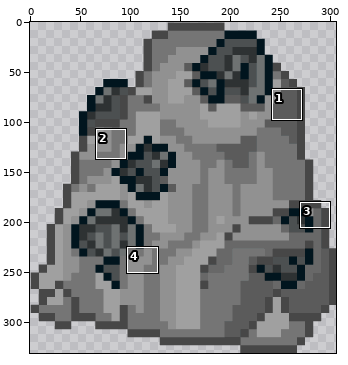
Sprite sheet: src/main/resources/static/sprites/world-objects/rock_coal_ore.png. The first picture is a wide view before the edit; the outline marks the close-up.
Close-up. Old version:
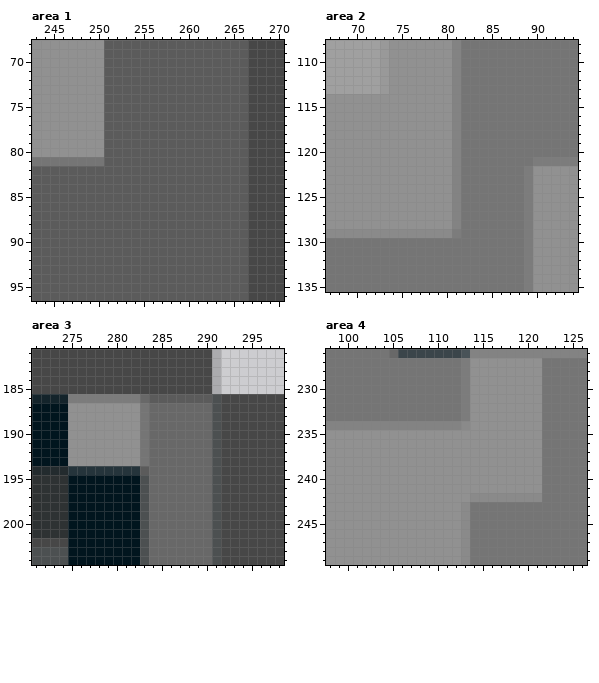
The file is 306x331 pixels. Pixels under 10% opacity are left out. Colours within 5 levels of each other are drawn and written as one. Shown: area 1: x 243..270, y 68..96; area 2: x 67..94, y 108..135; area 3: x 271..298, y 181..204; area 4: x 98..126, y 226..249.
After the commit:
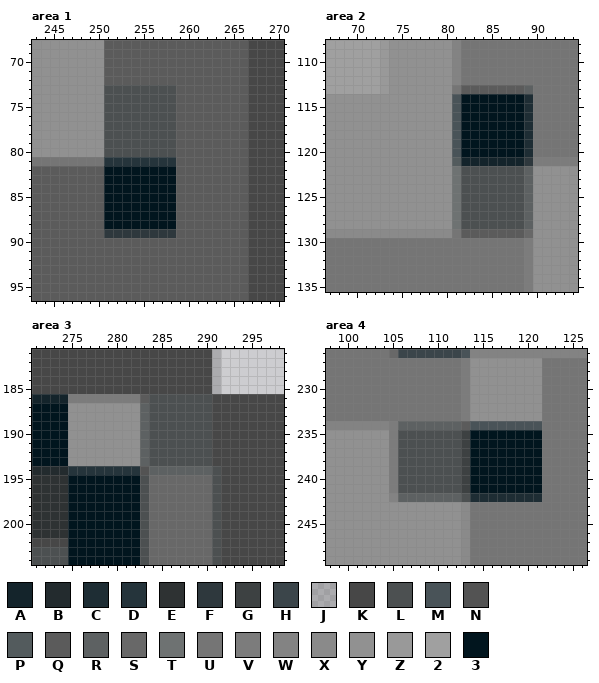
Palette (. is transparent): A #14242b  B #232b2e  C #1e2d34  D #25343b  E #2e3233  F #2e383d  G #3d4142  H #3b454a  J #47474740  K #474747  L #4c5051  M #495358  N #535353  P #535b5d  Q #5b5b5b  R #5d6162  S #686868  T #6e7272  U #757575  V #7c7c7c  W #838383  X #8a8a8a  Y #919191  Z #999999  2 #a0a0a0  3 #01151e
The edit:
Changed rows in their new state; - is an unchanged pixel.
Area 1:
first column x 251:
73 LLLLLLLL
74 LLLLLLLL
75 LLLLLLLL
76 LLLLLLLL
77 LLLLLLLL
78 LLLLLLLL
79 LLLLLLLL
80 LLLLLLLL
81 DDDDDDDD
82 33333333
83 33333333
84 33333333
85 33333333
86 33333333
87 33333333
88 33333333
89 FFFFFFFF
Area 2:
first column x 81:
113 UQQQQQQQR
114 M3333333C
115 M3333333C
116 M3333333C
117 M3333333C
118 M3333333C
119 M3333333C
120 M3333333C
121 PAAAAAAAF
122 TLLLLLLLR
123 TLLLLLLLR
124 TLLLLLLLR
125 TLLLLLLLR
126 TLLLLLLLR
127 TLLLLLLLR
128 TLLLLLLLR
129 UQQQQQQQS
Area 3:
first column x 283:
186 QLLLLLLLK
187 RLLLLLLLK
188 RLLLLLLLK
189 RLLLLLLLK
190 RLLLLLLLK
191 RLLLLLLLK
192 RLLLLLLLK
193 RLLLLLLLK
194 NRRRRRRR-
Area 4:
first column x 105:
234 VRRRRRRRQMMMMMMMM
235 VLLLLLLLG33333333
236 VLLLLLLLG33333333
237 VLLLLLLLG33333333
238 VLLLLLLLG33333333
239 VLLLLLLLG33333333
240 VLLLLLLLG33333333
241 VLLLLLLLG33333333
242 WRRRRRRRLCCCCCCCC
Where, in picture pixels (left, top, right, bottom), the same in both close-ups:
changed: (104, 85, 176, 238)
changed: (452, 85, 533, 238)
changed: (140, 394, 221, 475)
changed: (389, 421, 542, 502)
